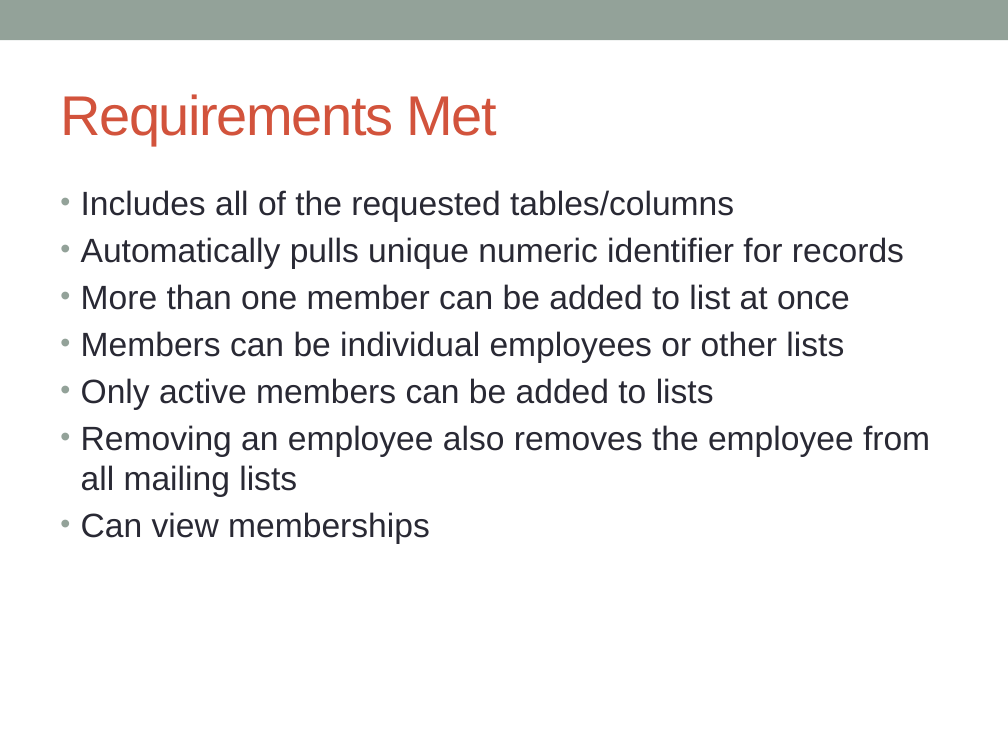
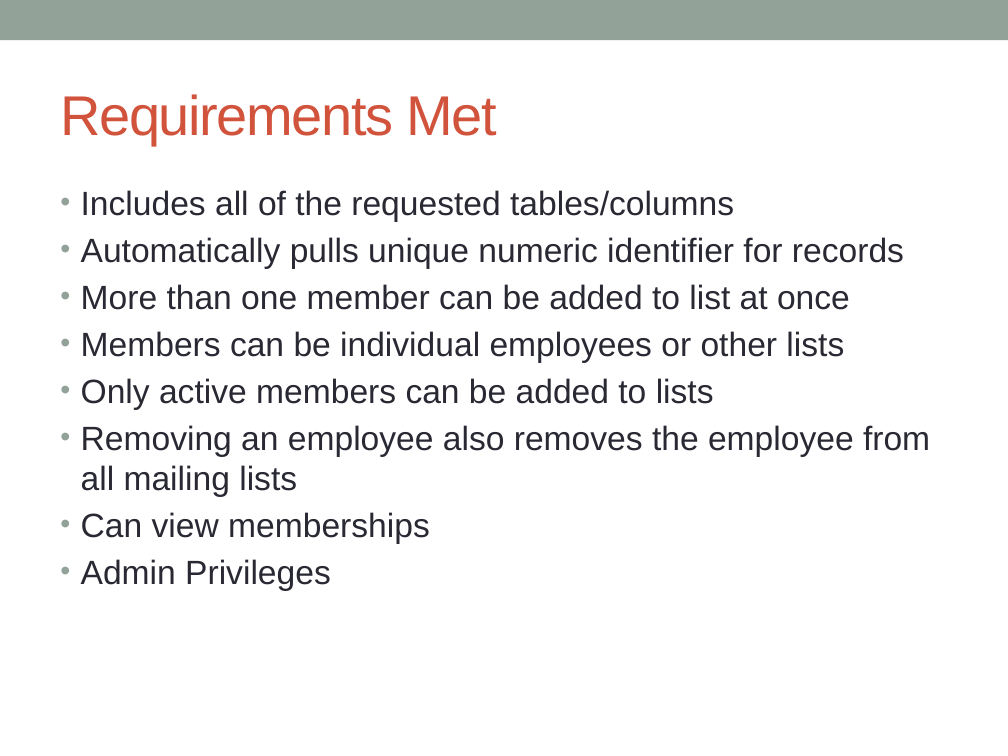
Before and after one commit to milankodali/Data-Management-Project, a slide deck: slide 17 of Final Presentation.pptx. Drawn at 1008x756 pixels with LibreOffice and Linux fonts; fonts in the diff are those of the drawing. Boxes give left, top, right and bottom in pixels: in the first picture for what was removed or moved away, otherwise in the second. Text is boxed around its words. In the diff, an @@ line names an element or a change of style, - is before the commit and + after.

Commit message:
updated ppt

```diff
--- a/Final Presentation.pptx
+++ b/Final Presentation.pptx
@@ text at <box>81,559,331,591</box>: paragraph added @@
+• Admin Privileges
```
Also in this commit, not shown: 2 other slides changed.
